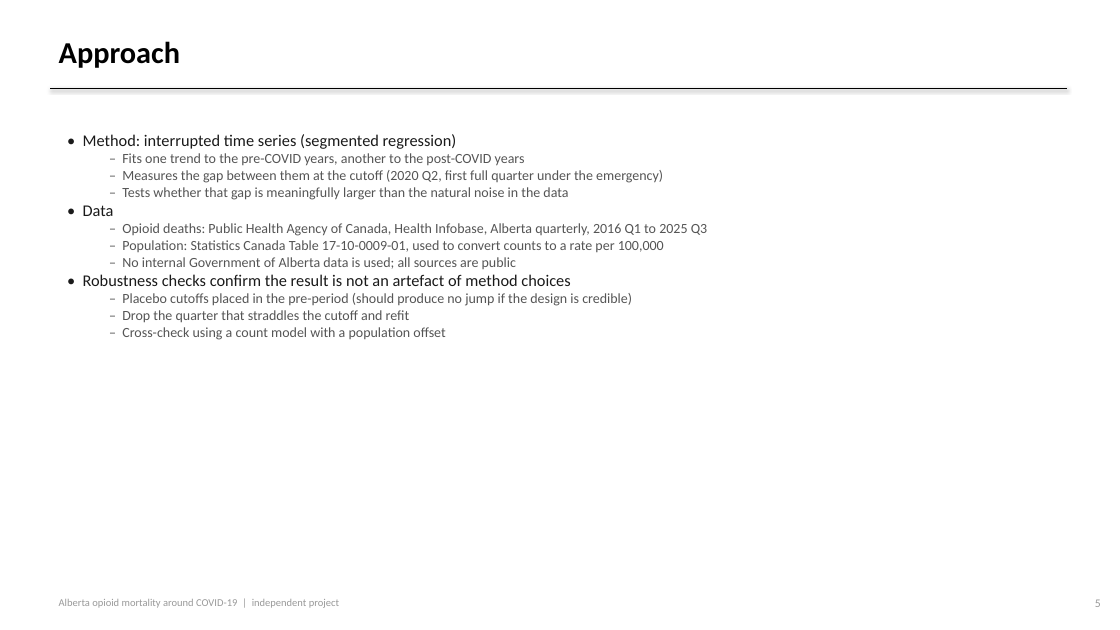
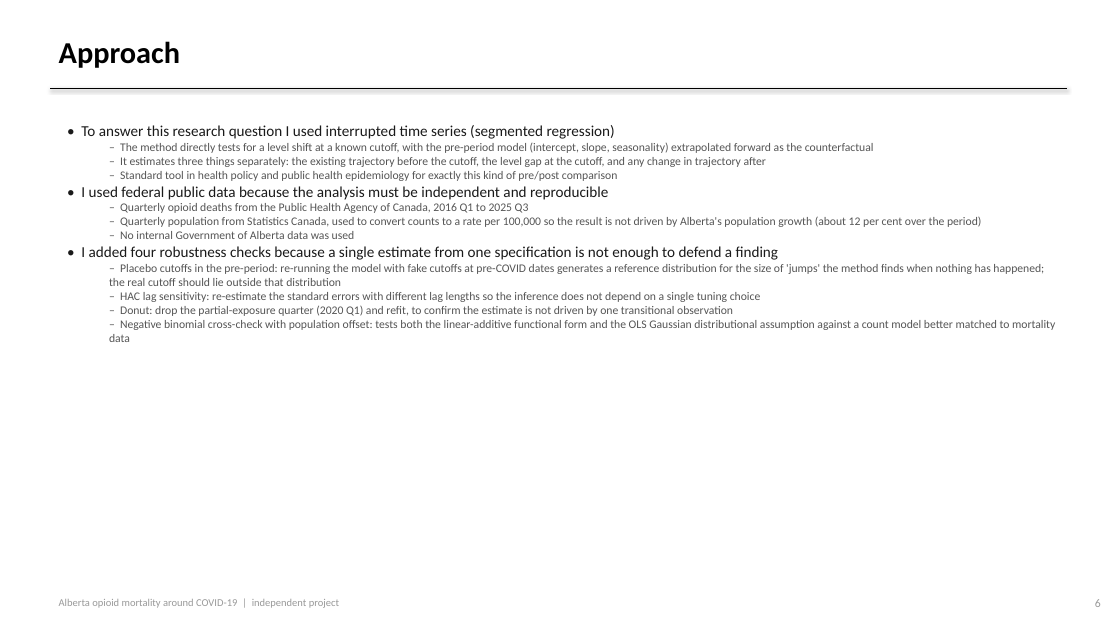
Before and after one commit to Adilbek123/alberta-substance-use-trends, a slide deck: slide 6 of slides.pptx (slide 5 before the commit). Drawn at 1120x630 pixels with LibreOffice and Linux fonts; fonts in the diff are those of the drawing. Boxes give left, top, right and bottom in pixels: in the first picture for what was removed or moved away, otherwise in the second. Text is boxed around its words. In the diff, an @@ line names an element or a change of style, - is before the commit and + after.

Commit message:
Add Research Question slide; rewrite slides 5-9 with what/why/so-what bullets; apply econometrist substance review fixes (counterfactual framing, robustness explanations, interpretive-vs-statistical distinction, recovery claim softened)

```diff
--- a/slides.pptx
+++ b/slides.pptx
@@ text at bbox=[81, 125, 1055, 342]: text changed; size 12 to 10 pt @@
-• Method: interrupted time series (segmented regression)
-  – Fits one trend to the pre-COVID years, another to the post-COVID years
-  – Measures the gap between them at the cutoff (2020 Q2, first full quarter under the emergency)
-  – Tests whether that gap is meaningfully larger than the natural noise in the data
-• Data
-  – Opioid deaths: Public Health Agency of Canada, Health Infobase, Alberta quarterly, 2016 Q1 to 2025 Q3
-  – Population: Statistics Canada Table 17-10-0009-01, used to convert counts to a rate per 100,000
-  – No internal Government of Alberta data is used; all sources are public
-• Robustness checks confirm the result is not an artefact of method choices
-  – Placebo cutoffs placed in the pre-period (should produce no jump if the design is credible)
-  – Drop the quarter that straddles the cutoff and refit
-  – Cross-check using a count model with a population offset
+• To answer this research question I used interrupted time series (segmented regression)
+  – The method directly tests for a level shift at a known cutoff, with the pre-period model (intercept, slope, seasonality) extrapolated forward as the counterfactual
+  – It estimates three things separately: the existing trajectory before the cutoff, the level gap at the cutoff, and any change in trajectory after
+  – Standard tool in health policy and public health epidemiology for exactly this kind of pre/post comparison
+• I used federal public data because the analysis must be independent and reproducible
+  – Quarterly opioid deaths from the Public Health Agency of Canada, 2016 Q1 to 2025 Q3
+  – Quarterly population from Statistics Canada, used to convert counts to a rate per 100,000 so the result is not driven by Alberta's population growth (about 12 per cent over the period)
+  – No internal Government of Alberta data was used
+• I added four robustness checks because a single estimate from one specification is not enough to defend a finding
+  – Placebo cutoffs in the pre-period: re-running the model with fake cutoffs at pre-COVID dates generates a reference distribution for the size of 'jumps' the method finds when nothing has happened; the real cutoff should lie outside that distribution
+  – HAC lag sensitivity: re-estimate the standard errors with different lag lengths so the inference does not depend on a single tuning choice
+  – Donut: drop the partial-exposure quarter (2020 Q1) and refit, to confirm the estimate is not driven by one transitional observation
+  – Negative binomial cross-check with population offset: tests both the linear-additive functional form and the OLS Gaussian distributional assumption against a count model better matched to mortality data
```
Also in this commit, not shown: 6 other slides changed, 1 slide added, 4 other files.
